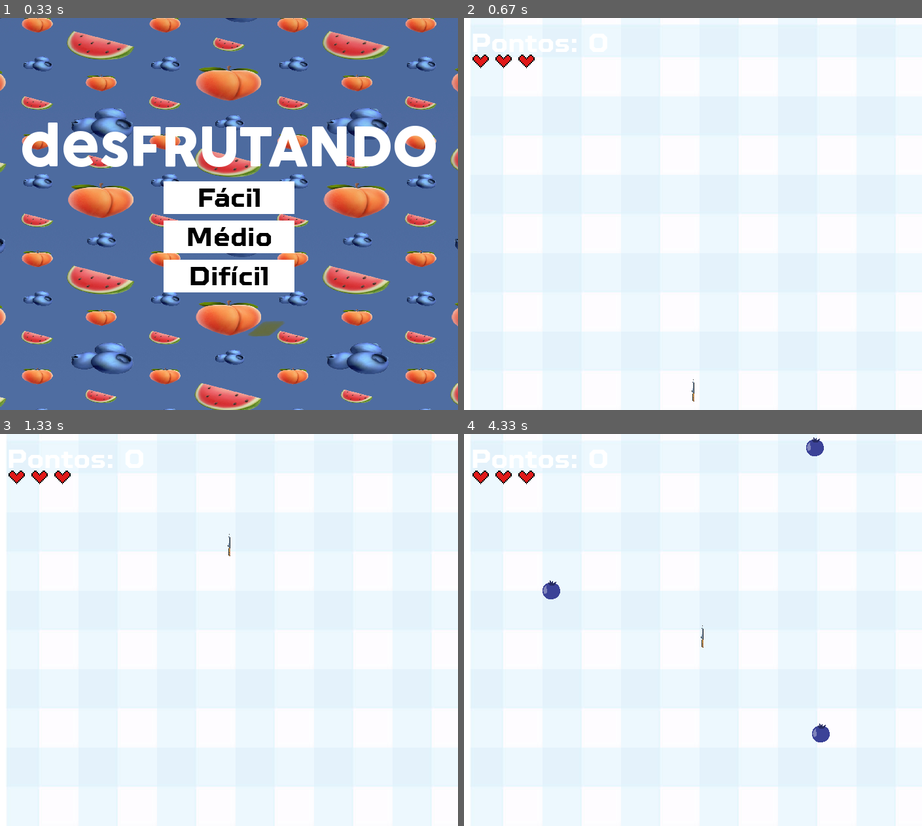
Above: before the commit, frames 1-4 (two rows, left to right).
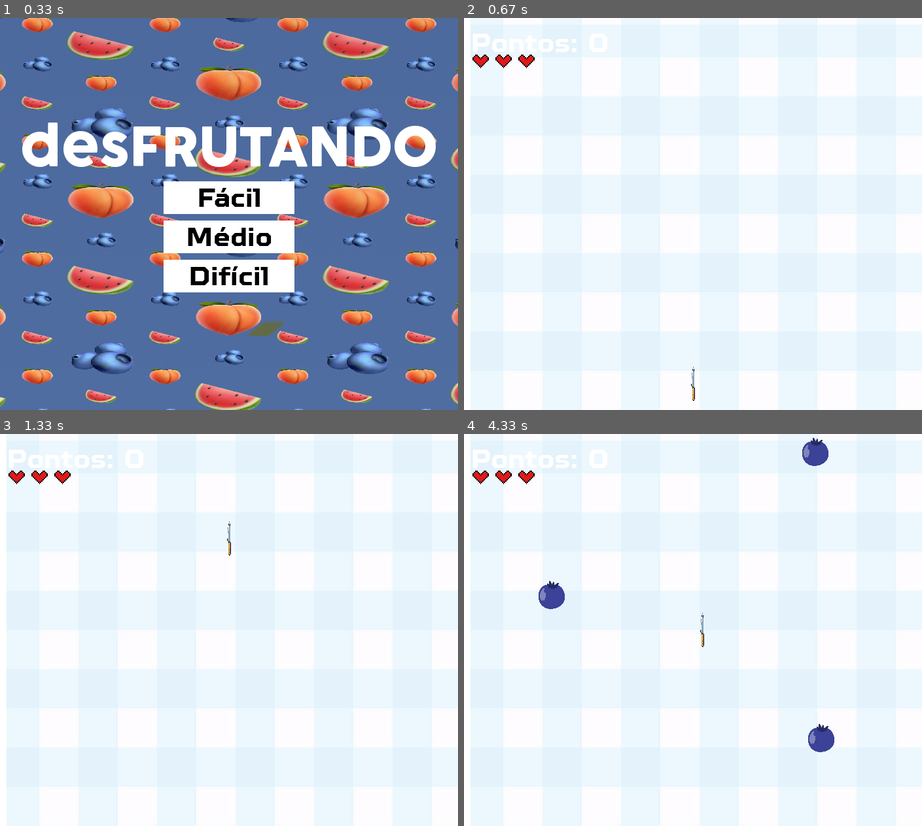
Above: after the commit, the same moments.

Repository: luanahfreitas/pygame
Game: pygame game, started from main.py
The game is run twice, just before and just after one commit, with the same random seed, the same clock (stepped at 60 frames per second) and the same inputs.
Inputs:
- Up to frame 1 (0.33 s): no input
- Up to frame 2 (0.67 s): click "Difícil" at 0.38 s
- Up to frame 3 (1.33 s): tap Space at 0.67 s
- Up to frame 4 (4.33 s): tap Space at 1.57, 1.87, 2.57, 2.87, 3.9, 4.2 s; hold D from 3.83 s (still down)

Frame 1 is identical in both runs. In frame 2, less than 0.1% of the frame differs, in the area x 49-51%, y 89-98%; in frame 3, less than 0.1%; in frame 4, 0.7%, in the area x 16-81%, y 0-82%.

Commit message:
commit luana fotos novas

Diff:
--- a/assets.py
+++ b/assets.py
@@ -35,12 +35,11 @@
     assets['vida vazia'] = pygame.transform.scale(vazio, (30, 30))
 
     #frutas especiais
-
     dourada = pygame.image.load(os.path.join(IMG_DIR, 'dourada.png')).convert_alpha()
-    assets['dourada'] = pygame.transform.scale(dourada, (30, 30))
+    assets['dourada'] = pygame.transform.scale(dourada, (50, 50))
 
     gelo = pygame.image.load(os.path.join(IMG_DIR, 'gelo.webp')).convert_alpha()
-    assets['gelo'] = pygame.transform.scale(gelo, (30, 30))
+    assets['gelo'] = pygame.transform.scale(gelo, (50, 50))
 
     #fonts
     assets['titulo_font'] = pygame.font.Font(os.path.join(FONT_DIR, 'titulo.ttf'), 80)
--- a/config.py
+++ b/config.py
@@ -17,18 +17,18 @@
 FPS = 60
 
 #frutas
-MELANCIA_WIDTH = 80
-MELANCIA_HEIGHT = 80
+MELANCIA_WIDTH = 90
+MELANCIA_HEIGHT = 90
 
-PESSEGO_WIDTH = 50
-PESSEGO_HEIGHT = 50
+PESSEGO_WIDTH = 65
+PESSEGO_HEIGHT = 65
 
-MIRTILO_WIDTH = 30
-MIRTILO_HEIGHT = 30
+MIRTILO_WIDTH = 45
+MIRTILO_HEIGHT = 45
 
 #faca
-FACA_WIDTH = 20
-FACA_HEIGHT = 40
+FACA_WIDTH = 30
+FACA_HEIGHT = 60
 
 #bomba
 BOMBA_WIDTH = 60
Binary file added: assets/img/10000206.jpg
Binary file added: assets/img/909312---xadrez-ak8c2densl.png.webp
Binary file added: assets/img/Pineapple-With-Sunglasses-Crafts-72089146-1-1-580x386.png
Binary file added: assets/img/magic_01.png
Binary file added: assets/img/magic_02.png
Binary file added: assets/img/magic_03.png
Binary file added: assets/img/magic_04.png
Binary file added: assets/img/magic_05.png
Binary file added: assets/img/tecido-tricoline-tecido-tricoline-xadrez-verde-com-preto-100-algodao-des-1361-larg-1-50-m-1681764351356.png
Binary file changed: assets/img/xadrez vermelho.jpg
Not shown, changed: .DS_Store
Not shown, changed: assets/.DS_Store
(and 1 more such lines)
